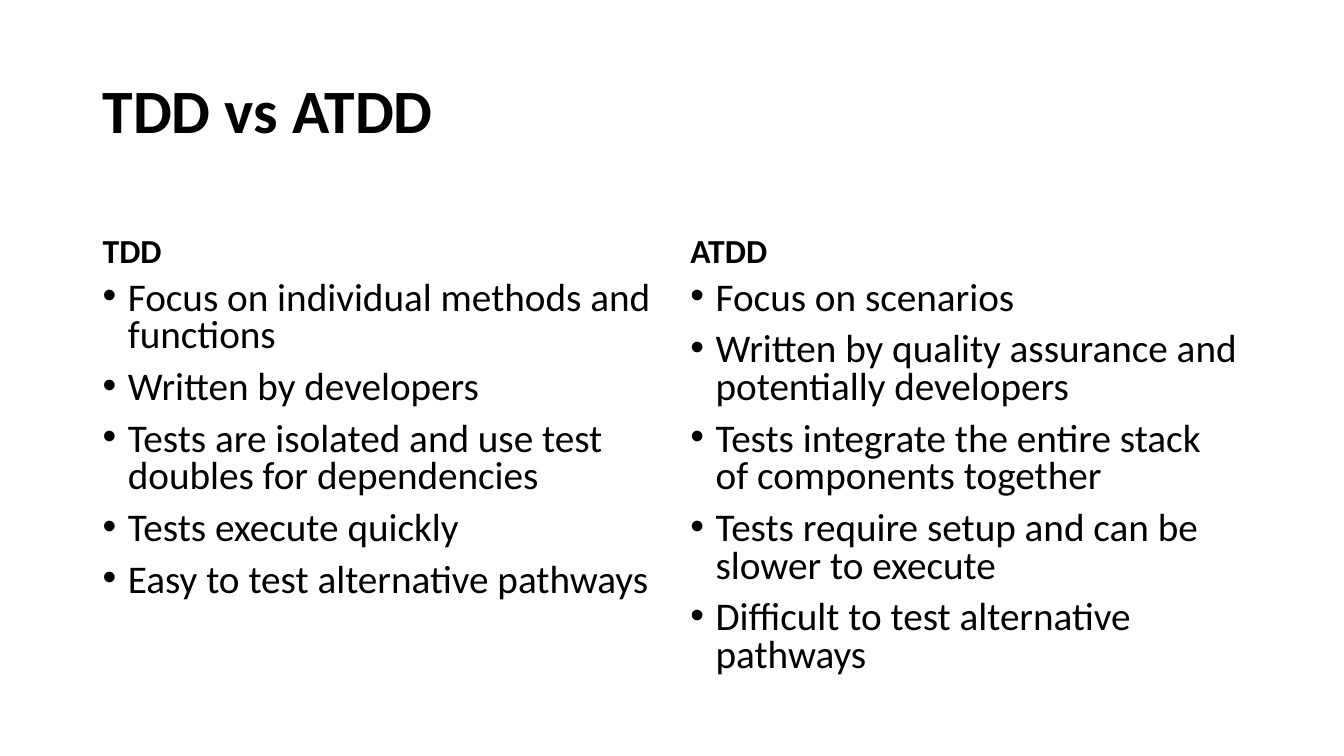
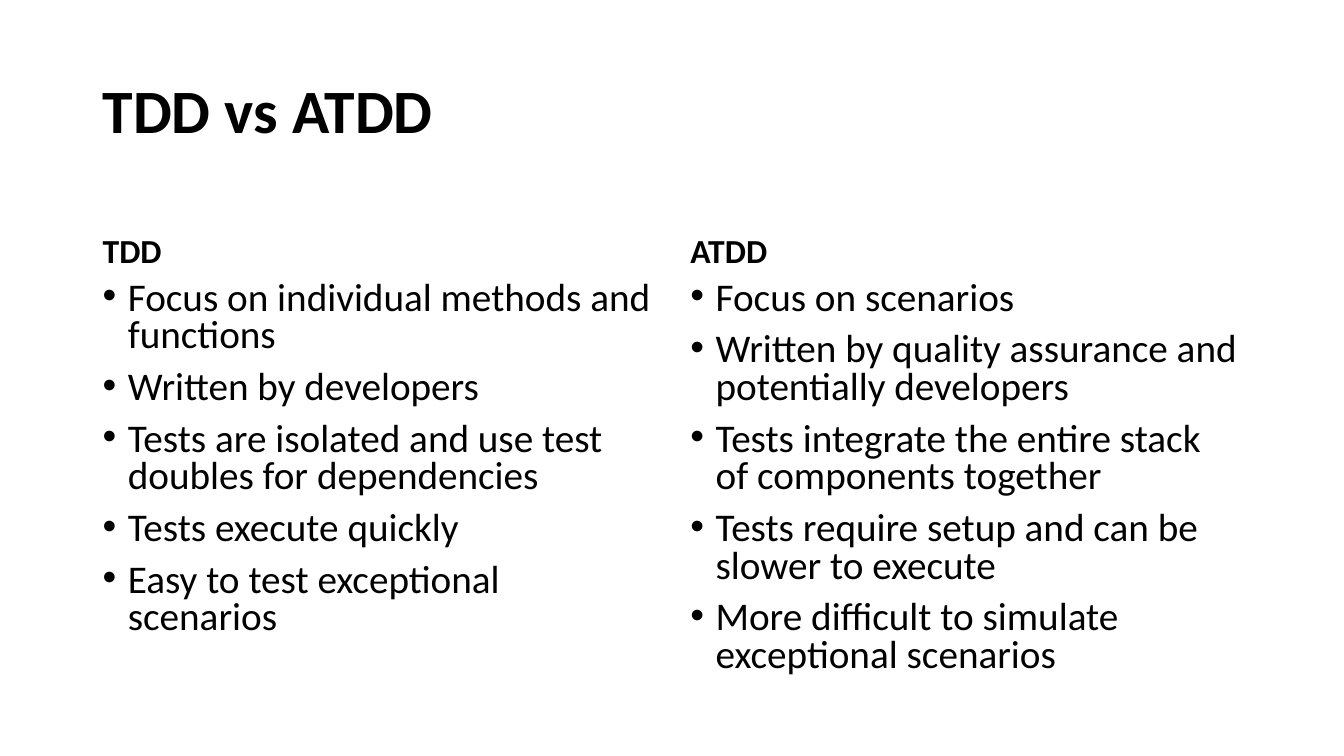
Before and after one commit to cebartling/test-driven, a slide deck: slide 18 of presentations/Introduction to Test-Driven Development.pptx (slide 19 before the commit). Drawn at 1344x756 pixels with LibreOffice and Linux fonts; fonts in the diff are those of the drawing. Boxes give left, top, right and bottom in pixels: in the first picture for what was removed or moved away, otherwise in the second. Text is boxed around its words. In the diff, an @@ line names an element or a change of style, - is before the commit and + after.

```diff
--- a/presentations/Introduction to Test-Driven Development.pptx
+++ b/presentations/Introduction to Test-Driven Development.pptx
@@ text at [128, 565, 500, 631]: text changed @@
-• Easy to test alternative pathways
+• Easy to test exceptional scenarios
@@ text at [716, 602, 1119, 675]: text changed @@
-• Difficult to test alternative pathways
+• More difficult to simulate exceptional scenarios
```
Also in this commit, not shown: 10 other slides changed, 1 slide added, 2 slides removed.
